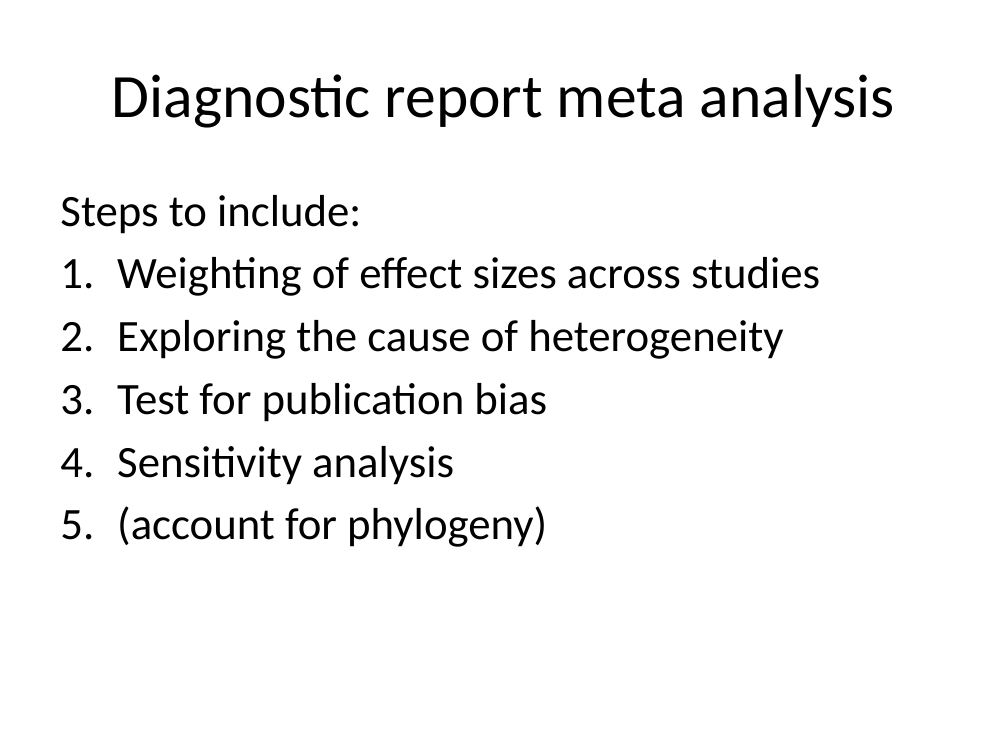
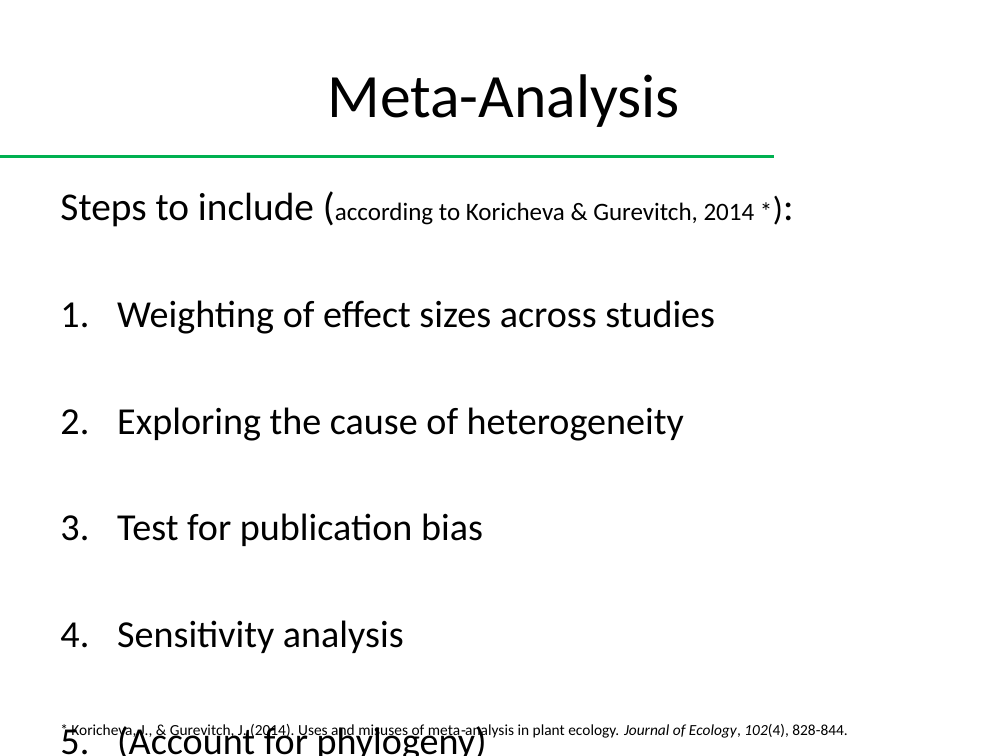
Before and after one commit to carow/Meta-Analysis, a slide deck: slide 2 of Presentation/Presentation nov 18.pptx (slide 1 before the commit). Drawn at 1008x756 pixels with LibreOffice and Linux fonts; fonts in the diff are those of the drawing. Boxes give left, top, right and bottom in pixels: in the first picture for what was removed or moved away, otherwise in the second. Text is boxed around its words. In the diff, an @@ line names an element or a change of style, - is before the commit and + after.

Commit message:
Final version

```diff
--- a/Presentation/Presentation nov 18.pptx
+++ b/Presentation/Presentation nov 18.pptx
@@ title at box(328, 74, 680, 127): text changed @@
-Diagnostic report meta analysis
+Meta-Analysis
@@ line added from (0, 156) to (774, 156), #00B050 2 pt @@
@@ text at box(60, 192, 755, 227): text changed; size 32 to 17.9 pt @@
-Steps to include:
+Steps to include (according to Koricheva & Gurevitch, 2014 *):
@@ text at box(117, 300, 715, 653): size 32 to 27.2 pt in "Weighting of effect sizes across studies", "Exploring the cause of heterogeneity", "Test for publication bias", "Sensitivity analysis" @@
@@ text added at box(71, 724, 848, 740), 11 pt, text #000000 @@
+* Koricheva, J., & Gurevitch, J. (2014). Uses and misuses of meta‐analysis in plant ecology. Journal of Ecology, 102(4), 828-844.
@@ text at box(117, 724, 487, 756): text changed; size 32 to 27.2 pt @@
-5. (account for phylogeny)
+5. (Account for phylogeny)
```
Also in this commit, not shown: 3 other slides changed, 1 slide added.
